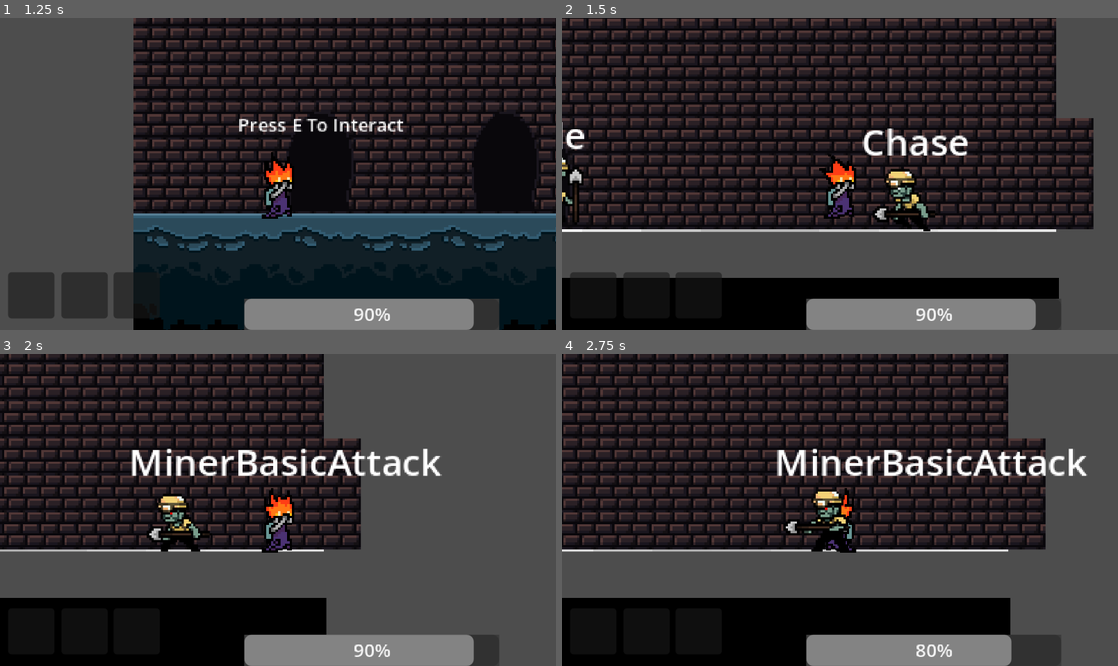
Above: before the commit, frames 1-4 (two rows, left to right).
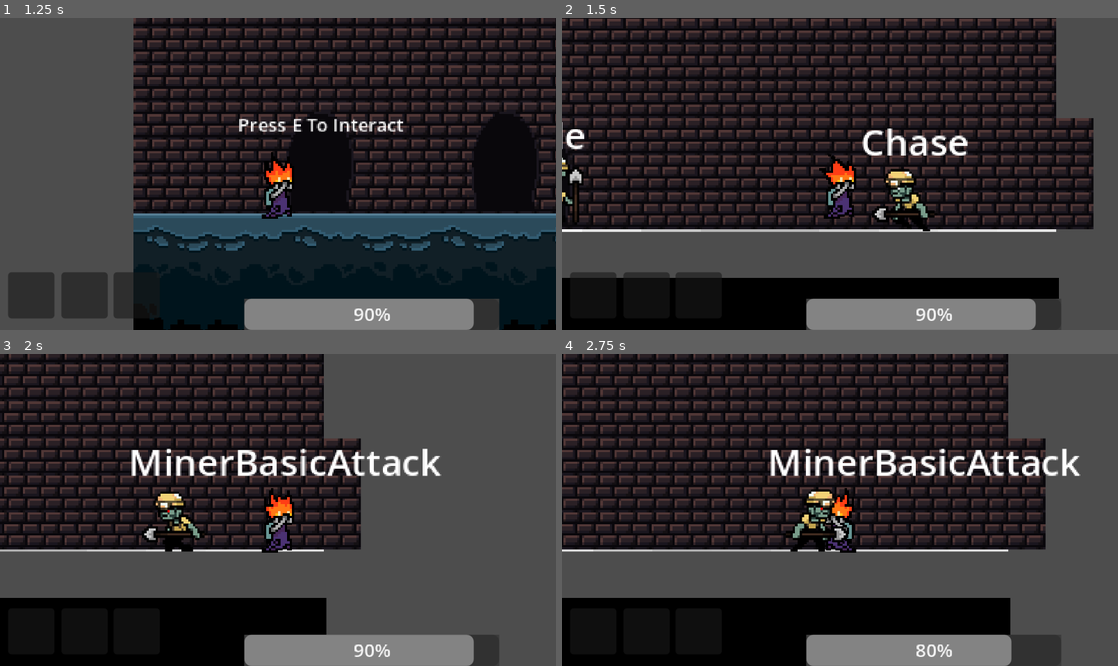
Above: after the commit, the same moments.

Repository: zerqora/Ray-Dungeon-Crawler
Game: Godot game, scene res://world/dungeon.tscn
Two runs of this game, one before a commit and one after it. Both use one fixed random seed, a clock stepped at 60 frames per second and the inputs below.
Inputs (mouse positions are in pixels of both pictures, inside the frame that each line leads up to):
- Up to frame 1 (1.25 s): move the mouse to (400, 158) at 0.52 s; hold D (RIGHT) from 0.53 s (still down); click (400, 158) at 0.6 s
- Up to frame 2 (1.5 s): keep holding D (RIGHT); tap E (INTERACT) at 1.25 s; move the mouse to (728, 189) at 1.27 s; tap Ctrl (DASH) at 1.35 s
- Up to frame 3 (2 s): keep holding D (RIGHT)
- Up to frame 4 (2.75 s): move the mouse to (895, 441) at 2.02 s; release D (RIGHT) at 2.03 s; hold A (LEFT) from 2.03 s (still down); tap E (INTERACT) at 2.1 s

Frame 1 is identical in both runs. In frame 2, 0.3% of the frame differs, in the area x 54-73%, y 35-69%; in frame 3, 1.3%; in frame 4, 4.4%, in the area x 37-95%, y 30-64%.
Error after the commit: Invalid access to property or key 'entity_stats' on a base object of type 'CharacterBody2D (Player)'. (res://scripts/state_machine.gd:26)

Commit message:
refactor state machine

Diff:
--- a/enemies/base_entity.tscn
+++ b/enemies/base_entity.tscn
@@ -50,7 +50,7 @@
 }],
 "loop": false,
 "name": &"basic_attack",
-"speed": 5.0
+"speed": 6.0
 }, {
 "frames": [{
 "duration": 1.0,
--- a/enemies/miner/miner_stats.tres
+++ b/enemies/miner/miner_stats.tres
@@ -6,7 +6,7 @@
 script = ExtResource("1_5epr7")
 sight_magnitude = 5.0
 gravity = 5000
-speed = 500
+speed = 700
 damage = 20.0
 hp = 100
 metadata/_custom_type_script = "uid://bwdytupgu1rqv"
--- a/enemies/patrol.gd
+++ b/enemies/patrol.gd
@@ -42,10 +42,5 @@
 		print("I'm straying too far away from spawn. I'm going to head the opposite way.")
 	owner.velocity.x = direction * this_data["stats"].speed * delta
 	owner.move_and_slide()
-	look_for_player()
-
-func look_for_player() -> void:
-	if this_data["sight"].is_colliding() && this_data["sight"].get_collider().get_parent() is Player:
-		print("found player")
-		this_data["player"] = this_data["sight"].get_collider().get_parent()
+	if found_player(this_data["sight"]):
 		finished.emit(neighboring_nodes[1], this_data)
--- a/player/player.tscn
+++ b/player/player.tscn
@@ -6,6 +6,7 @@
 [ext_resource type="Texture2D" uid="uid://bros1vumn4f2g" path="res://sprites/ray's idle/IMG_1046.png" id="4_boad6"]
 [ext_resource type="Texture2D" uid="uid://blkmevil7k6yt" path="res://sprites/ray's idle/IMG_1047.png" id="5_rgyib"]
 [ext_resource type="PackedScene" uid="uid://c11qnthmq3di0" path="res://player/flame_fist.tscn" id="6_g6k8r"]
+[ext_resource type="Script" uid="uid://dv7j5wkl0sq87" path="res://scripts/state_machine.gd" id="7_boad6"]
 
 [sub_resource type="SpriteFrames" id="SpriteFrames_hg6s5"]
 animations = [{
@@ -64,3 +65,7 @@
 
 [node name="FlameFist" parent="." instance=ExtResource("6_g6k8r")]
 position = Vector2(1, -16)
+
+[node name="StateMachine" type="Node" parent="."]
+script = ExtResource("7_boad6")
+metadata/_custom_type_script = "uid://dv7j5wkl0sq87"
--- a/scripts/idle.gd
+++ b/scripts/idle.gd
@@ -8,6 +8,7 @@
 	this_data = data
 	this_data["animation"].play("idle")
 	print("idle state")
+
 ## Random float that changes everytime the entity successfully turns
 var turn_when_seconds : float = randf_range(1, 5)
 var chance_to_patrol : float = randf_range(0,1)
@@ -25,12 +26,8 @@
 			turn(owner)
 		chance_to_patrol = randf_range(0,1)
 	timer += delta
-	look_for_player()
 
-func look_for_player() -> void:
-	if sight_line.is_colliding() && sight_line.get_collider().get_parent() is Player:
-		print("found player")
-		this_data["player"] = sight_line.get_collider().get_parent()
+	if found_player(sight_line):
 		finished.emit(neighboring_nodes[0], this_data)
 
 func turn(owner) -> void:
--- a/scripts/state.gd
+++ b/scripts/state.gd
@@ -24,3 +24,10 @@
 func exit(next_state: State) -> void:
 	# State ends
 	finished.emit(next_state, this_data)
+
+func found_player(sight_line : RayCast2D) -> bool:
+	if sight_line.is_colliding() && sight_line.get_collider().get_parent() is Player:
+		print("found player")
+		this_data["player"] = sight_line.get_collider().get_parent()
+		return true
+	return false
--- a/scripts/state_machine.gd
+++ b/scripts/state_machine.gd
@@ -7,6 +7,9 @@
 @export var sight_raycast : SightLine
 @export var cooldowns : Array[Timer]
 @export var attacks : Array[Area2D]
+
+## Dictionary that holds information to be passed along each state.
+var data : Dictionary
 
 # TODO: Refactor the look_for_player() function to be part of the state super class because it's so versatile
 
@@ -20,7 +23,7 @@
 	# State machines usually access data from the root node of the scene they're part of: the owner.
 	# We wait for the owner to be ready to guarantee all the data and nodes the states may need are available.
 	await owner.ready
-	var data : Dictionary = {
+	data = {
 		"stats" : owner.entity_stats,
 		"animation" : animation,
 		"spawn_point" : owner.global_position,
@@ -44,5 +47,4 @@
 func update(delta: float) -> void:
 	state.update(owner, delta)
 	sight_raycast.target_position.x = abs(sight_raycast.target_position.x) * (-1 if animation.flip_h == false else 1)
-
 	if not owner.is_on_floor() : owner.velocity.y = 5000 * delta
Not shown: 1 places in player/player.tscn that only renumber resources
